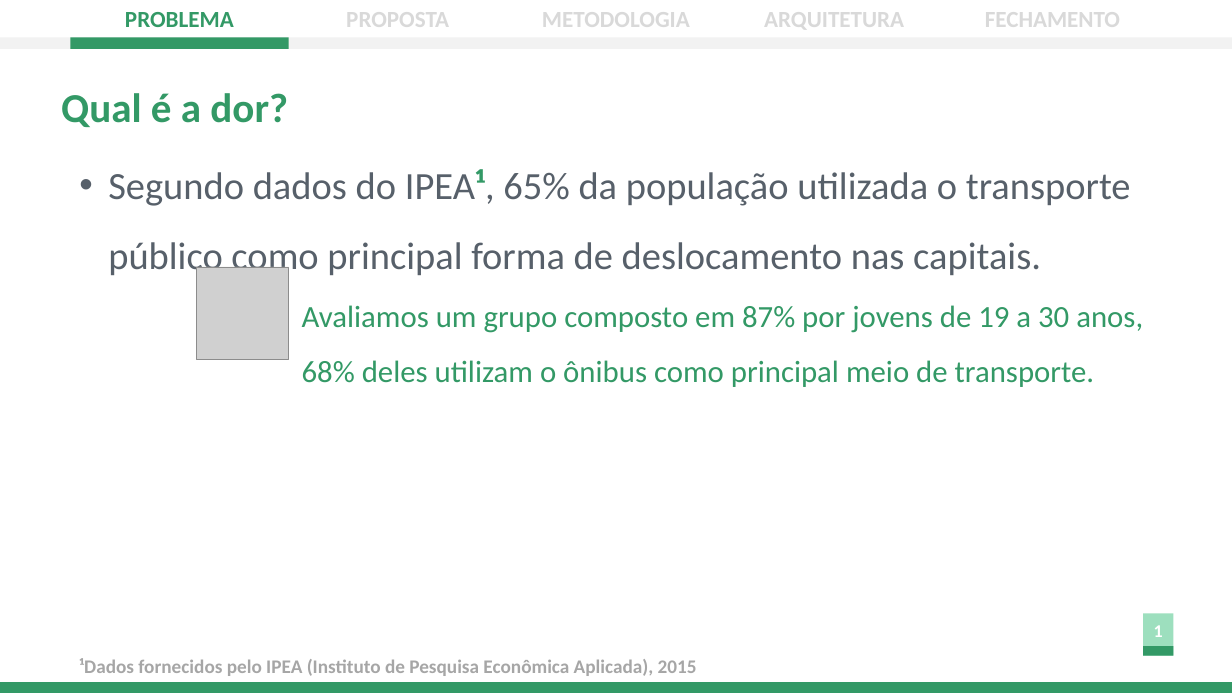
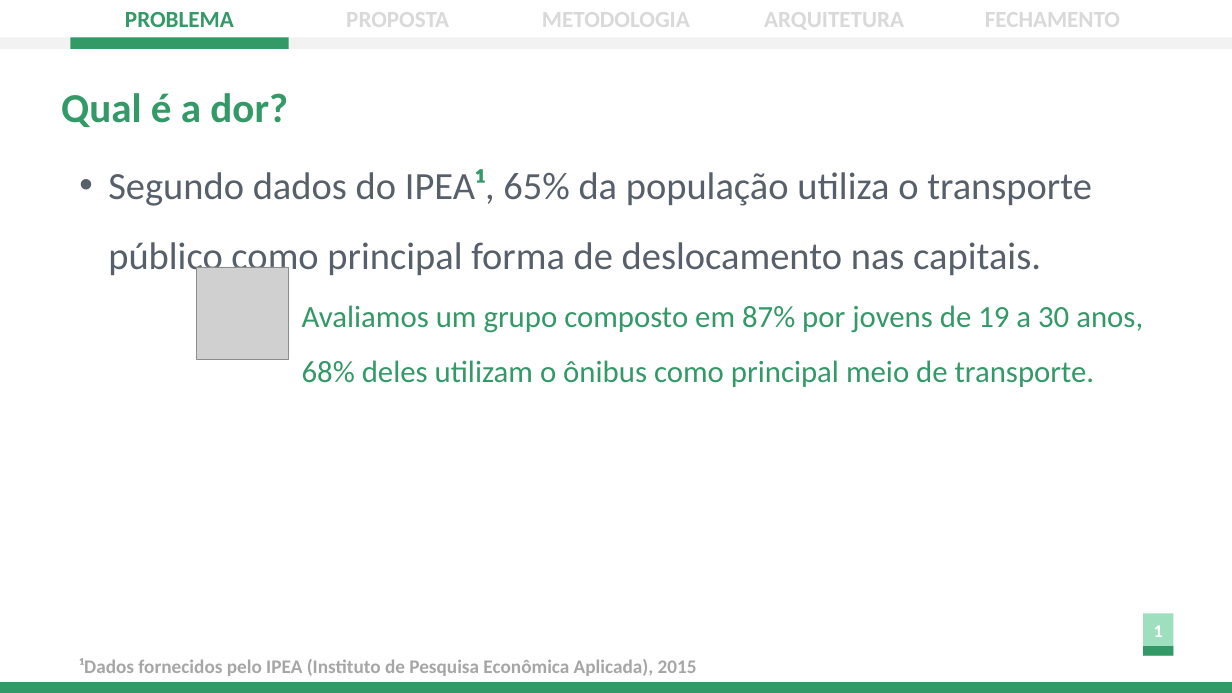
Before and after one commit to ICEI-PUC-Minas-PPLES-TI/plf-es-2022-2-ti1-7924100-mobilidade-urbana, a slide deck: slide 3 of docs/apresentacao/Apresentação - Sprint 4.pptx (slide 4 before the commit). Drawn at 1232x693 pixels with LibreOffice and Linux fonts; fonts in the diff are those of the drawing; grey boxes stand for pictures. Boxes give left, top, right and bottom in pixels: in the first picture for what was removed or moved away, otherwise in the second. Text is boxed around its words. In the diff, an @@ line names an element or a change of style, - is before the commit and + after.

```diff
--- a/docs/apresentacao/Apresentação - Sprint 4.pptx
+++ b/docs/apresentacao/Apresentação - Sprint 4.pptx
@@ text at bbox=[108, 169, 1092, 279]: text changed @@
-• Segundo dados do IPEA¹, 65% da população utilizada o transporte público como principal forma de deslocamento nas capitais.
+• Segundo dados do IPEA¹, 65% da população utiliza o transporte público como principal forma de deslocamento nas capitais.
```
Also in this commit, not shown: 3 other slides changed, 1 slide removed, 1 other file.
